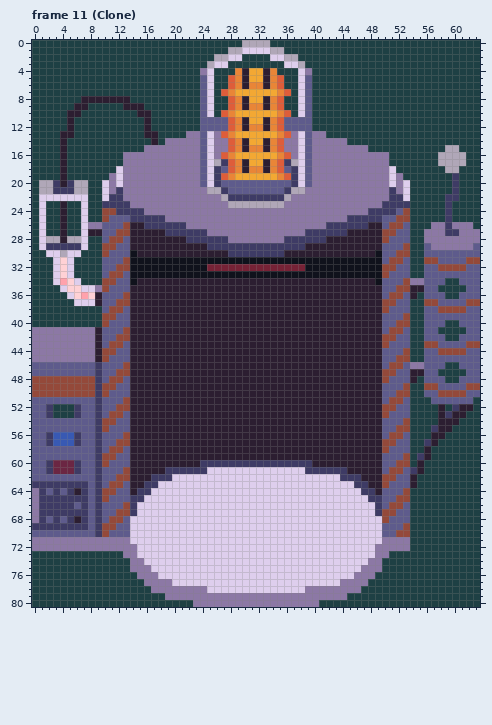
A pixel-art file gets an edit: CloningMachine/CloningMachineNew.aseprite. The picture above is the old version.
64x81 pixels, 61 frames. Colours within 5 levels of each other are drawn and written as one. Shown: frame 11 (Clone). The commit also changed other frames, which this record leaves out.
Once edited:
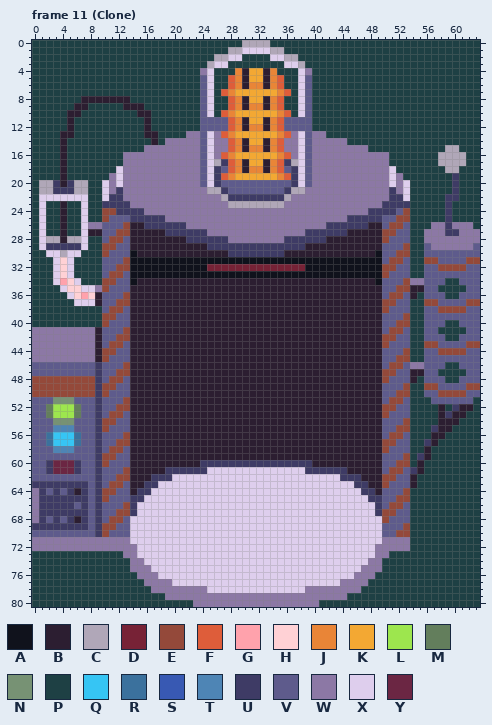
Palette (. is transparent): A #10121c  B #2c1e31  C #b0a7b8  D #772236  E #94493a  F #de5d3a  G #ffa2ac  H #ffd1d5  J #e98537  K #f3a833  L #9de64e  M #637e5c  N #779274  P #1e4044  Q #36c5f4  R #3b719d  S #3859b3  T #4e85b5  U #3e3b65  V #5e5b8c  W #8c78a5  X #deceed  Y #6b2643
The edit:
Changed rows in their new state; - is an unchanged pixel.
Frame 11 (Clone), layer "Extras":
first column x 2:
51 -NNN-
52 MLLLM
53 MLLLM
54 -NNN-
55 -TTT-
56 RQQQR
57 RQQQR
58 -TTT-
